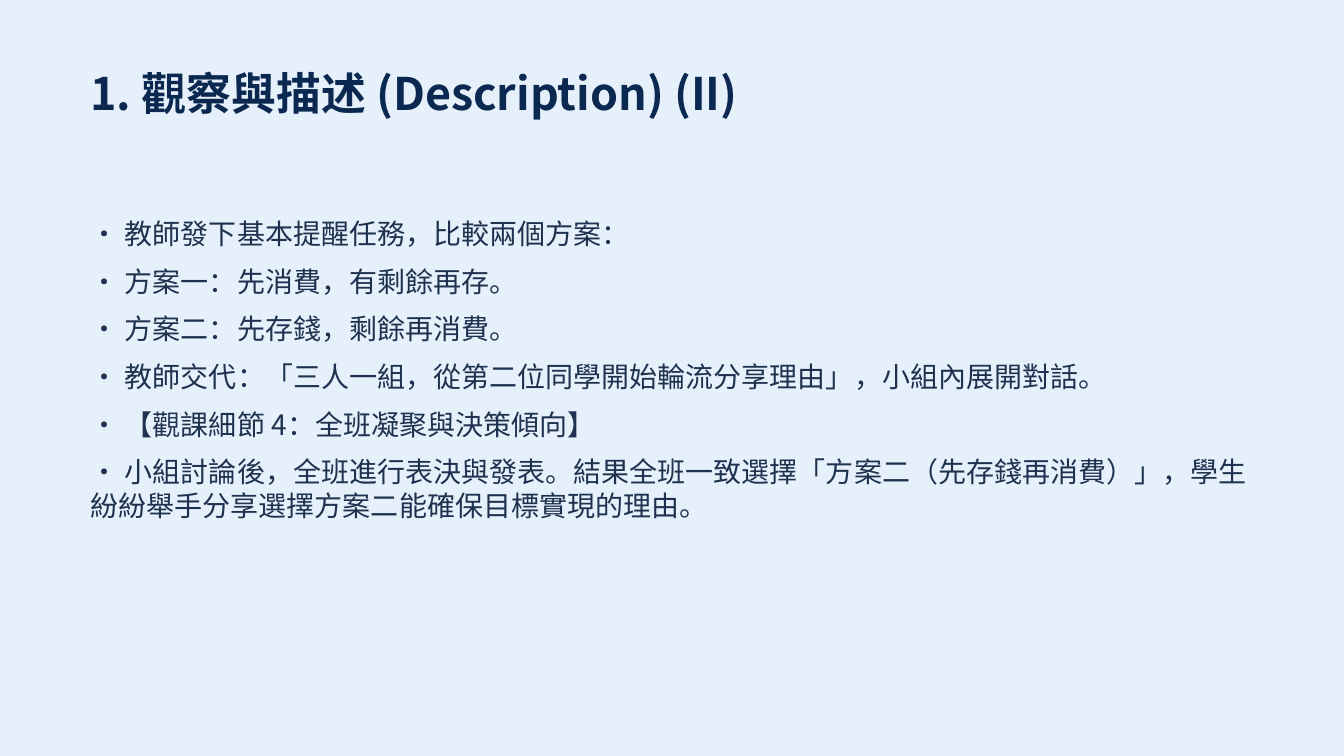
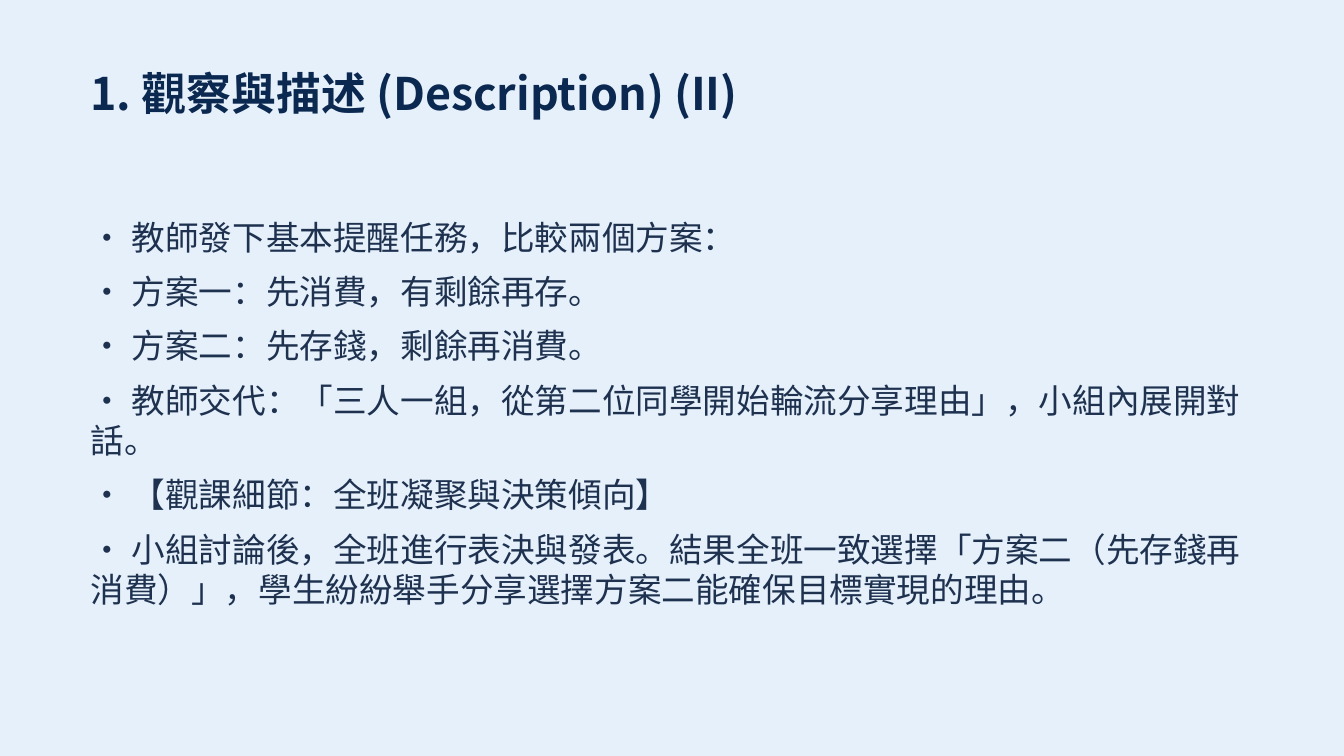
Before and after one commit to sspsapin5566/slc-5th-grade-social-study, a slide deck: slide 6 of output/slides.pptx. Drawn at 1344x756 pixels with LibreOffice and Linux fonts; fonts in the diff are those of the drawing. Boxes give left, top, right and bottom in pixels: in the first picture for what was removed or moved away, otherwise in the second. Text is boxed around its words. In the diff, an @@ line names an element or a change of style, - is before the commit and + after.

Commit message:
style: enlarge body text font size on slide 2+ and correct text/bullet points on slides 3, 6, 8, 9

```diff
--- a/output/slides.pptx
+++ b/output/slides.pptx
@@ text at [91, 221, 1241, 606]: size 20 to 24 pt in "• 教師發下基本提醒任務，比較兩個方案：", "• 方案一：先消費，有剩餘再存。", "• 方案二：先存錢，剩餘再消費。", "• 教師交代：「三人一組，從第二位同學開始輪流分享理由」，小組內展開對話。" and 1 more places @@
@@ text at [132, 478, 670, 510]: text changed; size 20 to 24 pt @@
-• 【觀課細節 4：全班凝聚與決策傾向】
+• 【觀課細節：全班凝聚與決策傾向】
```
Also in this commit, not shown: 5 other slides changed, 3 other files.
